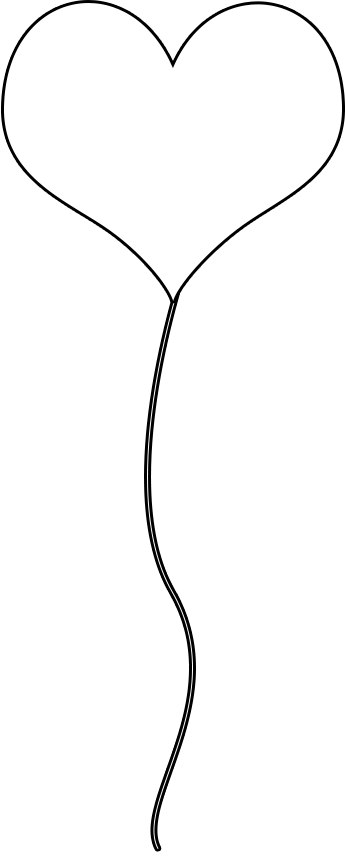
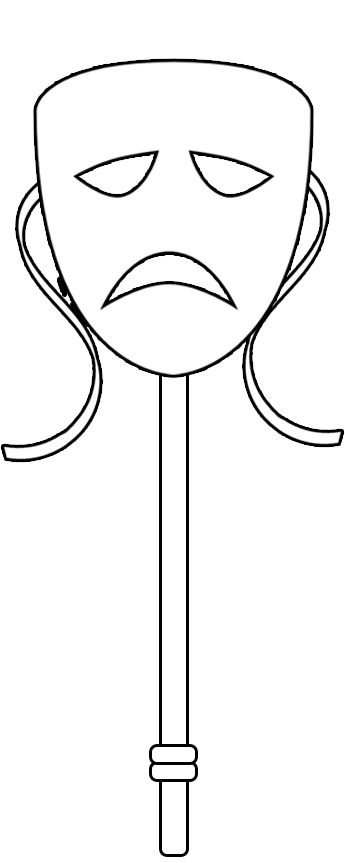
Comparing the layer stacks of the two 345 × 863 images. Changes:
showed group "sadness" (65 layers) over [0, 9, 345, 857]
added group "sadness3" with 7 layers in group "sadness" over [3, 54, 345, 854]
added layer "Rounded Rectangle 3 copy" in group "sadness3" over [152, 747, 195, 762]
added layer "Rounded Rectangle 3" in group "sadness3" over [152, 764, 195, 779]
added layer "Layer 9" in group "sadness3" over [36, 61, 311, 375]
added layer "Rounded Rectangle 2" in group "sadness3" over [162, 359, 186, 854]
added layer "Layer 11" in group "sadness3" over [244, 161, 342, 445]
added layer "Layer 11 copy" in group "sadness3" over [3, 176, 101, 460]
hid group "love" (9 layers) over [4, 3, 342, 849]
